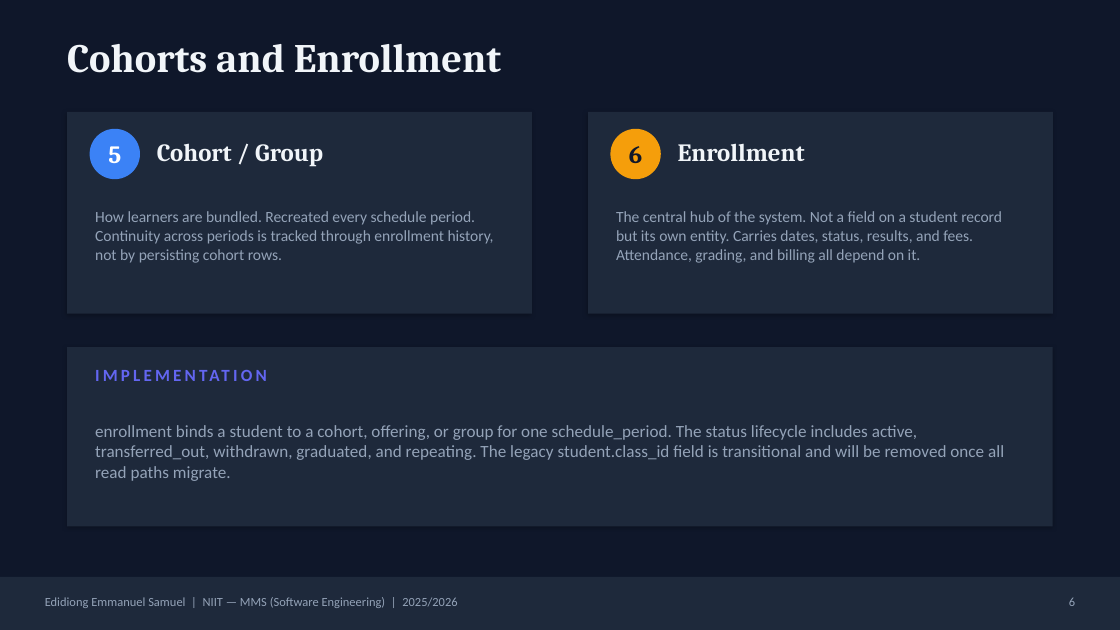
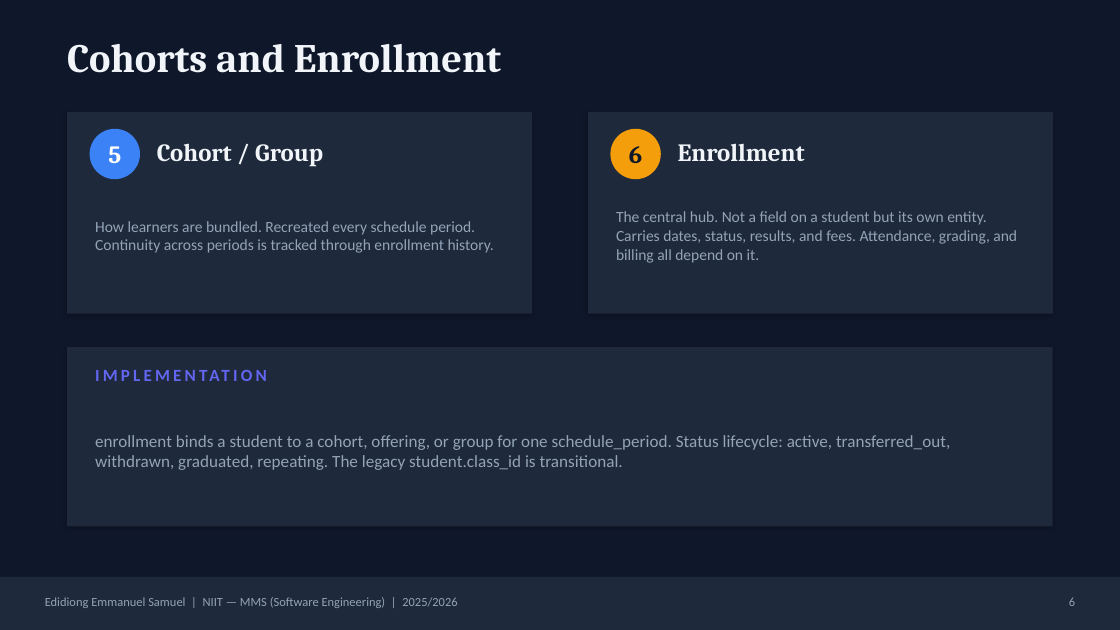
Before and after one commit to Deushomo1st/SchoolHub, a slide deck: slide 6 of docs/School Management Software.pptx. Drawn at 1120x630 pixels with LibreOffice and Linux fonts; fonts in the diff are those of the drawing. Boxes give left, top, right and bottom in pixels: in the first picture for what was removed or moved away, otherwise in the second. Text is boxed around its words. In the diff, an @@ line names an element or a change of style, - is before the commit and + after.

```diff
--- a/docs/School Management Software.pptx
+++ b/docs/School Management Software.pptx
@@ text at bbox=[95, 221, 494, 253]: text changed @@
-How learners are bundled. Recreated every schedule period. Continuity across periods is tracked through enrollment history, not by persisting cohort rows.
+How learners are bundled. Recreated every schedule period. Continuity across periods is tracked through enrollment history.
@@ text at bbox=[616, 211, 1017, 263]: text changed @@
-The central hub of the system. Not a field on a student record but its own entity. Carries dates, status, results, and fees. Attendance, grading, and billing all depend on it.
+The central hub. Not a field on a student but its own entity. Carries dates, status, results, and fees. Attendance, grading, and billing all depend on it.
@@ text at bbox=[95, 435, 950, 470]: text changed @@
-enrollment binds a student to a cohort, offering, or group for one schedule_period. The status lifecycle includes active, transferred_out, withdrawn, graduated, and repeating. The legacy student.class_id field is transitional and will be removed once all read paths migrate.
+enrollment binds a student to a cohort, offering, or group for one schedule_period. Status lifecycle: active, transferred_out, withdrawn, graduated, repeating. The legacy student.class_id is transitional.
```
Also in this commit, not shown: 12 other slides changed, 1 slide added, 25 other files.
